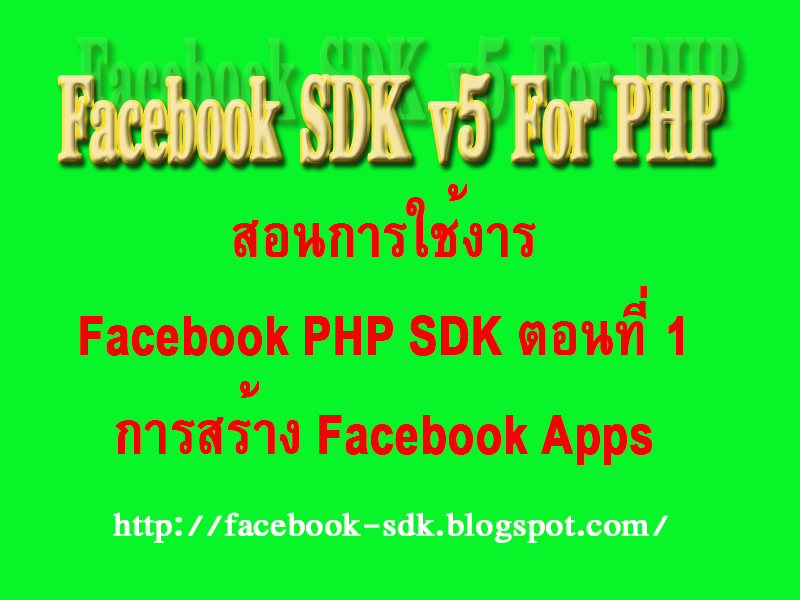
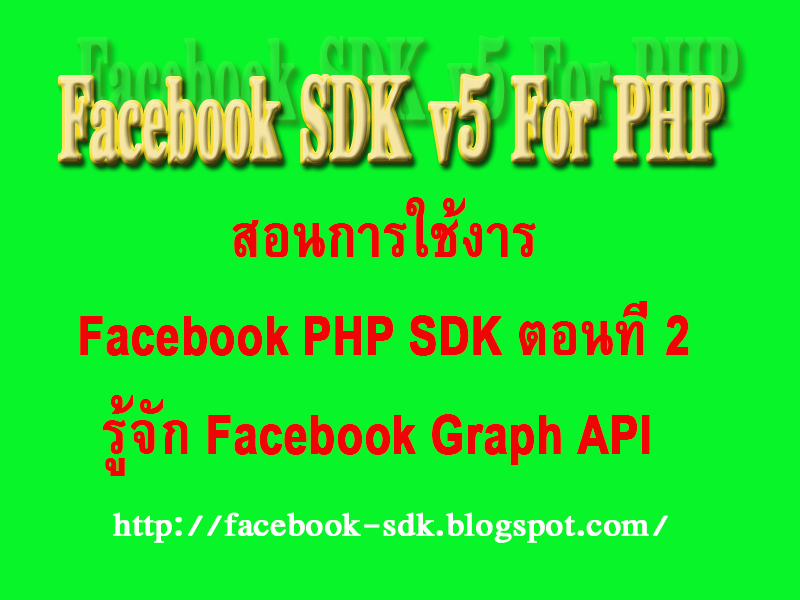
Before/after of a 800px x 600px layered artwork. What changed in the layer stack:
renamed "สอนการใช้งาร Facebook PHP SDK ตอนที่ 1 การสร้าง Facebook Apps" to "สอนการใช้งาร Facebook PHP SDK ตอนที่ 2 รู้จัก Facebook Graph", painted on it over [102, 184, 689, 476]
